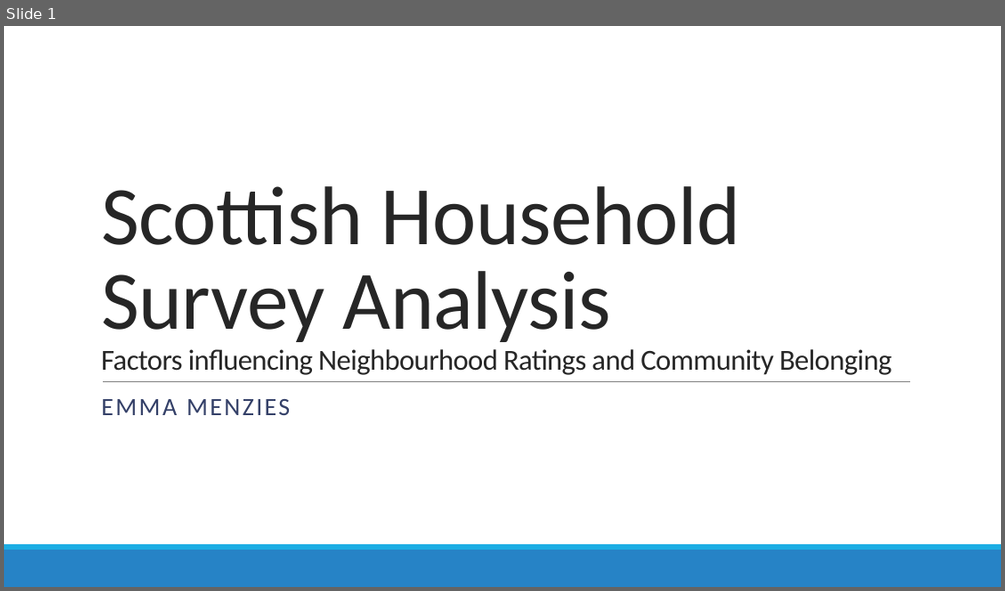
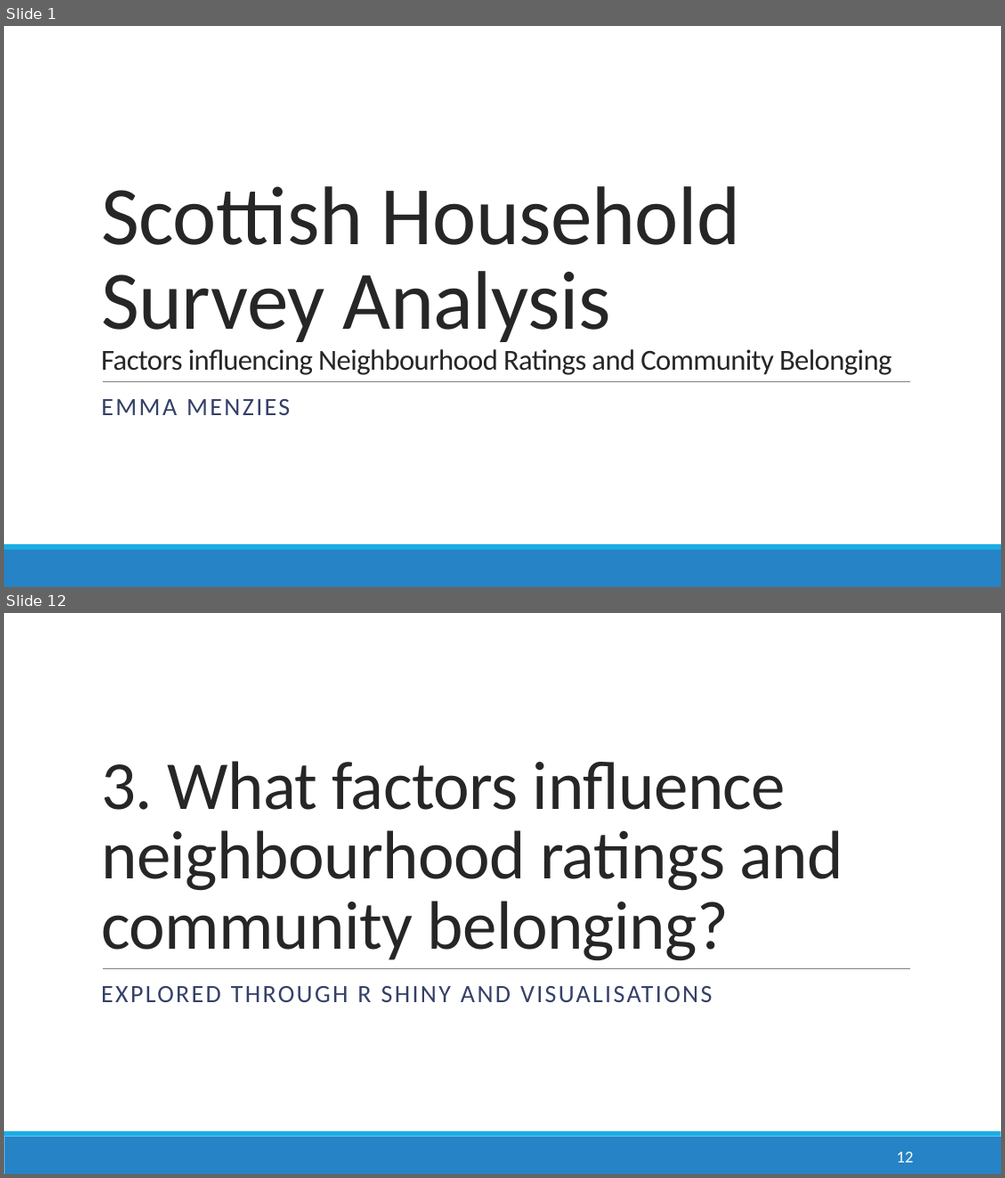
Before and after one commit to Emmz900/scottish_housing_project, a slide deck: presentation/Scottish Household Survey Analysis.pptx. Shown one above the other, each under a label of ours: slide 1 before the commit, slides 1 and 12 after it; the slides between them are not shown. The pictures are 1005x591 and 1005x1178 pixels, drawn with LibreOffice and Linux fonts; fonts in the diff are those of the drawing. Boxes give left, top, right and bottom in pixels: in the first picture for what was removed or moved away, otherwise in the second. Text is boxed around its words. In the diff, an @@ line names an element or a change of style, - is before the commit and + after.

```diff
--- a/presentation/Scottish Household Survey Analysis.pptx
+++ b/presentation/Scottish Household Survey Analysis.pptx
@@ slide 12 added at bbox=[4, 613, 1001, 1174], background #FFFFFF; not listed: 3 template elements that a slide beside it also shows @@
@@ title added at bbox=[101, 761, 844, 961], 66 pt, text #262626 @@
+3. What factors influence neighbourhood ratings and community belonging?
@@ text added at bbox=[101, 986, 712, 1002], 24 pt, text #344068 @@
+EXPLORED THROUGH R SHINY AND VISUALISATIONS
@@ page number added at bbox=[897, 1151, 914, 1162], 16 pt, text #FFFFFF @@
+12
```
Also in this commit, not shown: 6 slides changed, 8 other slides added, 5 slides removed, 4 other files.
